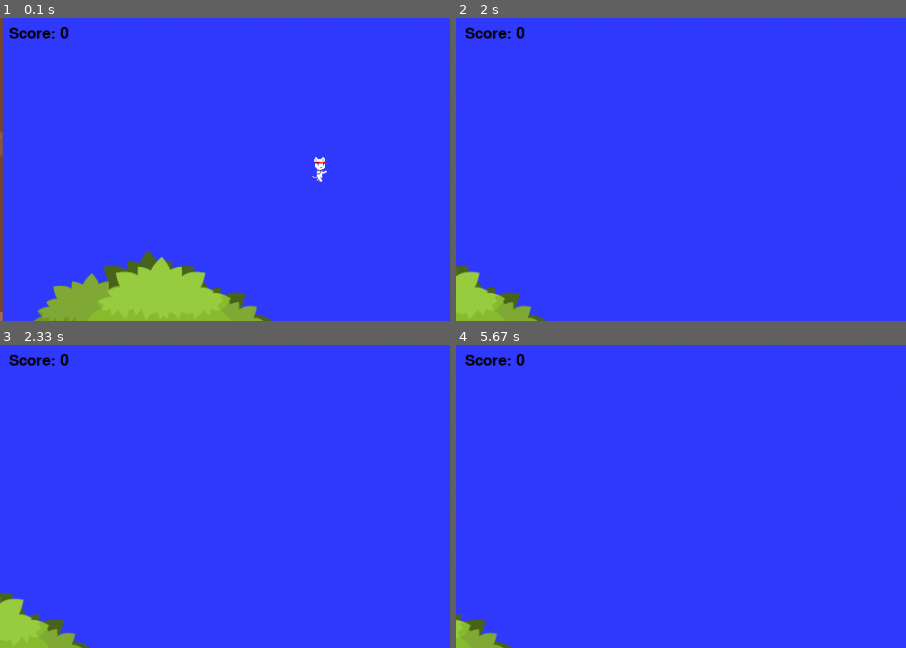
Above: before the commit, frames 1-4 (two rows, left to right).
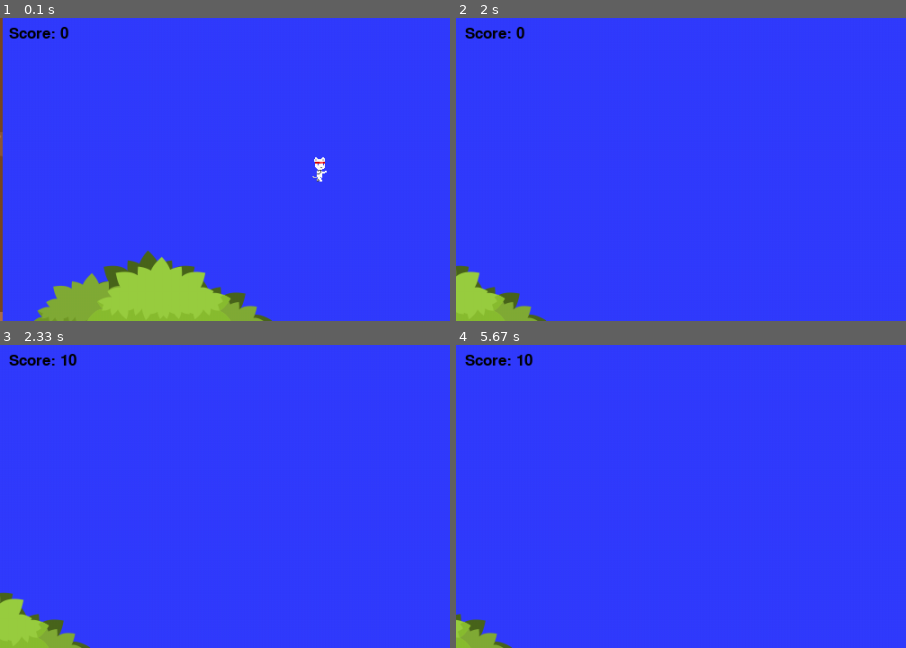
Above: after the commit, the same moments.

Repository: hone1er/Python_platformer
Game: pygame game, started from Pygame/platformer/platformer.py
The game is run twice, just before and just after one commit, with the same random seed, the same clock (stepped at 60 frames per second) and the same inputs.
Inputs:
- Up to frame 1 (0.1 s): no input
- Up to frame 2 (2 s): hold Right 0.33-0.8 s; hold Up 0.83-1.13 s; tap Space at 0.9, 1.23, 1.53, 1.73 s; hold Right 1.17-1.63 s; hold Left from 1.67 s (still down)
- Up to frame 3 (2.33 s): tap Space at 2.03, 2.3 s; release Left at 2.2 s; hold Left from 2.23 s (still down)
- Up to frame 4 (5.67 s): tap Space at 2.6, 2.73, 3.13, 3.43, 3.8, 4.1, 4.3, 4.6, 4.8, 5.13, 5.43, 5.63 s; release Left at 2.63 s; hold Up 2.67-3.03 s; hold Right 3.07-3.7 s; hold Left 3.73-4.2 s; hold Right 4.23-4.7 s; hold Up 4.73-5.03 s; hold Right 5.07-5.53 s; hold Left from 5.57 s (still down)
The pictures show only the part of the screen within x 0-50%, y 0-50%; the shares and areas given below are measured in that part.

Frames 1-2 are identical in both runs. In frame 3, 0.1% of the frame differs, in the area x 13-18%, y 2-7%; in frame 4, 0.1%.

Commit message:
formatting

Diff:
--- a/Pygame/platformer/platformer.py
+++ b/Pygame/platformer/platformer.py
@@ -44,14 +44,12 @@
         player.level.enemy_list.add(crony)
 
 
-
-
-
         # Loop until the user clicks the close button.
         done = False
 
         # Used to manage how fast the screen updates
         clock = pygame.time.Clock()
+
 
         # -------- Main Program Loop -----------
         while not done:
@@ -106,6 +104,7 @@
                     player.bullet_list.remove(bullet)
                     active_sprite_list.remove(bullet)
                     player.level.enemy_list.remove(enemy)
+                    player.score += 10
 
 
 
@@ -153,7 +152,8 @@
             font = pygame.font.SysFont(None, 25)
             text = font.render(f"Score: {player.score}", True, constants.BLACK)
             screen.blit(text, (10, 10))
-            crony.draw(screen)
+            for crony in player.level.enemy_list:
+                crony.draw(screen)
             # ALL CODE TO DRAW SHOULD GO ABOVE THIS COMMENT
 
             # Limit to 60 frames per second
